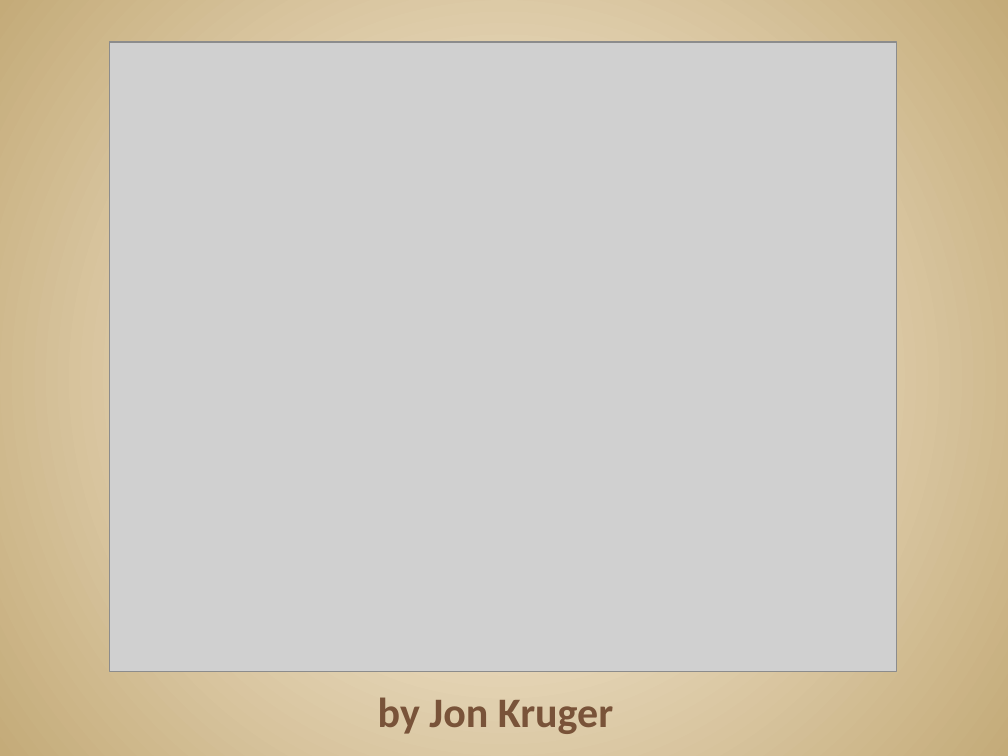
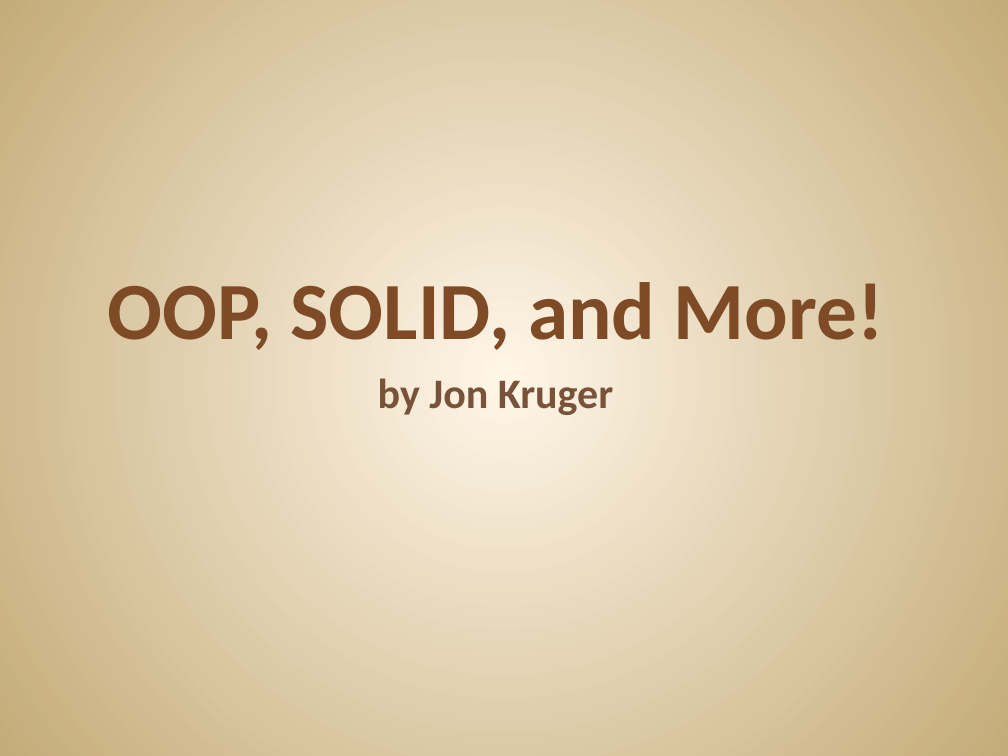
Before and after one commit to JonKruger/oop-solid-sample, a slide deck: slide 1 of slides/SOLID Software Design Principles.pptx. Drawn at 1008x756 pixels with LibreOffice and Linux fonts; fonts in the diff are those of the drawing; grey boxes stand for pictures. Boxes give left, top, right and bottom in pixels: in the first picture for what was removed or moved away, otherwise in the second. Text is boxed around its words. In the diff, an @@ line names an element or a change of style, - is before the commit and + after.

Commit message:
working on slides

```diff
--- a/slides/SOLID Software Design Principles.pptx
+++ b/slides/SOLID Software Design Principles.pptx
@@ picture removed at (109,42,896,672) @@
@@ title added at (107,282,884,350), 58 pt, text #804B26, bold @@
+OOP, SOLID, and More!
@@ subtitle "by Jon Kruger": place and size @@
-subtitle "by Jon Kruger" at (378,697,613,734)
+subtitle "by Jon Kruger" at (378,378,613,415)
```
Also in this commit, not shown: 1 other slide changed, 3 slides added, 2 other files.
